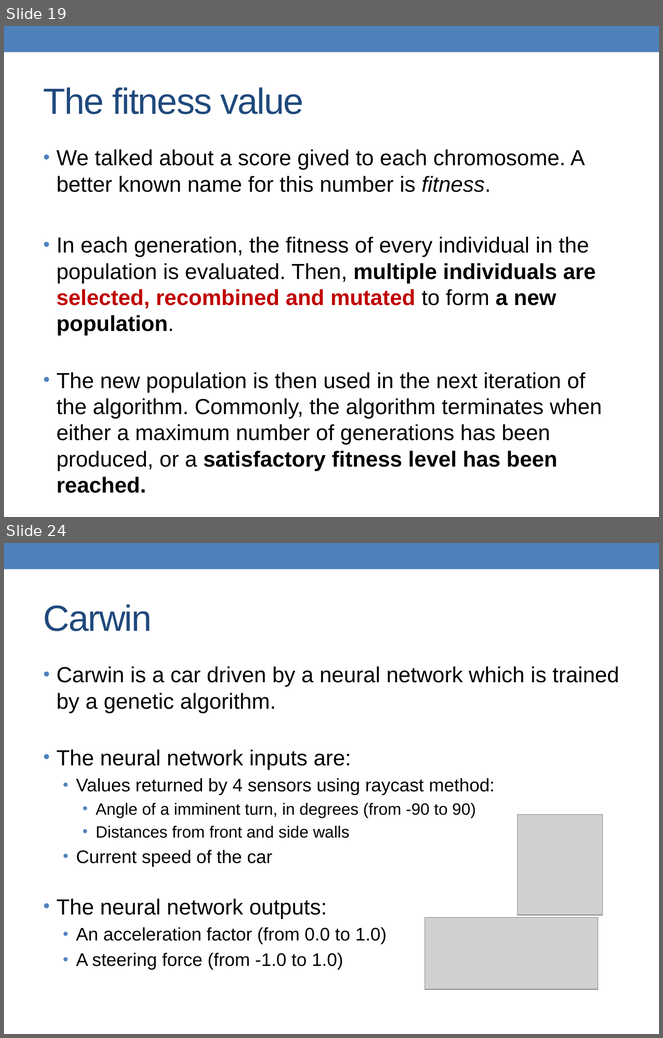
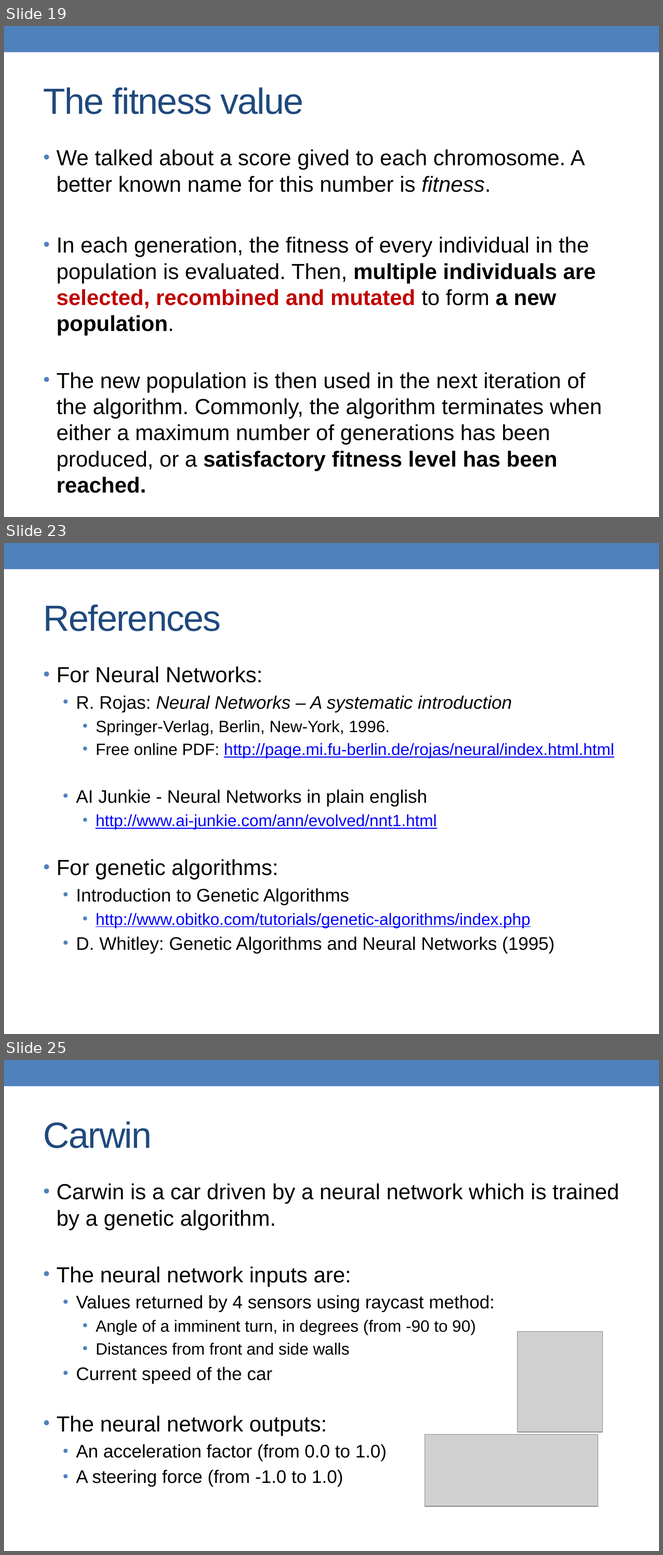
Before and after one commit to alessandrofrancesconi/carwin, a slide deck: presentation.pptx. Shown one above the other, each under a label of ours: slides 19 and 24 before the commit, slides 19, 23 and 25 after it; the slides between them are not shown. The pictures are 663x1038 and 663x1555 pixels, drawn with LibreOffice and Linux fonts; fonts in the diff are those of the drawing; grey boxes stand for pictures. Boxes give left, top, right and bottom in pixels: in the first picture for what was removed or moved away, otherwise in the second. Text is boxed around its words. In the diff, an @@ line names an element or a change of style, - is before the commit and + after.

```diff
--- a/presentation.pptx
+++ b/presentation.pptx
@@ slide 23 added at <box>4,543,659,1034</box>, background #FFFFFF; not listed: 1 template element that a slide beside it also shows @@
@@ title added at <box>44,604,221,631</box>, 40 pt, text #1F497D @@
+References
@@ text added at <box>57,666,614,954</box>, 18 pt, text #000000 @@
+• For Neural Networks:
+  • R. Rojas: Neural Networks – A systematic introduction
+    • Springer-Verlag, Berlin, New-York, 1996.
+    • Free online PDF: http://page.mi.fu-berlin.de/rojas/neural/index.html.html
+  • AI Junkie - Neural Networks in plain english
+    • http://www.ai-junkie.com/ann/evolved/nnt1.html
+• For genetic algorithms:
+  • Introduction to Genetic Algorithms
+    • http://www.obitko.com/tutorials/genetic-algorithms/index.php
+  • D. Whitley: Genetic Algorithms and Neural Networks (1995)
@@ what was slide 24 is now slide 25 @@
```
Also in this commit, not shown: 7 slides changed, 2 other slides added, 1 other file.
